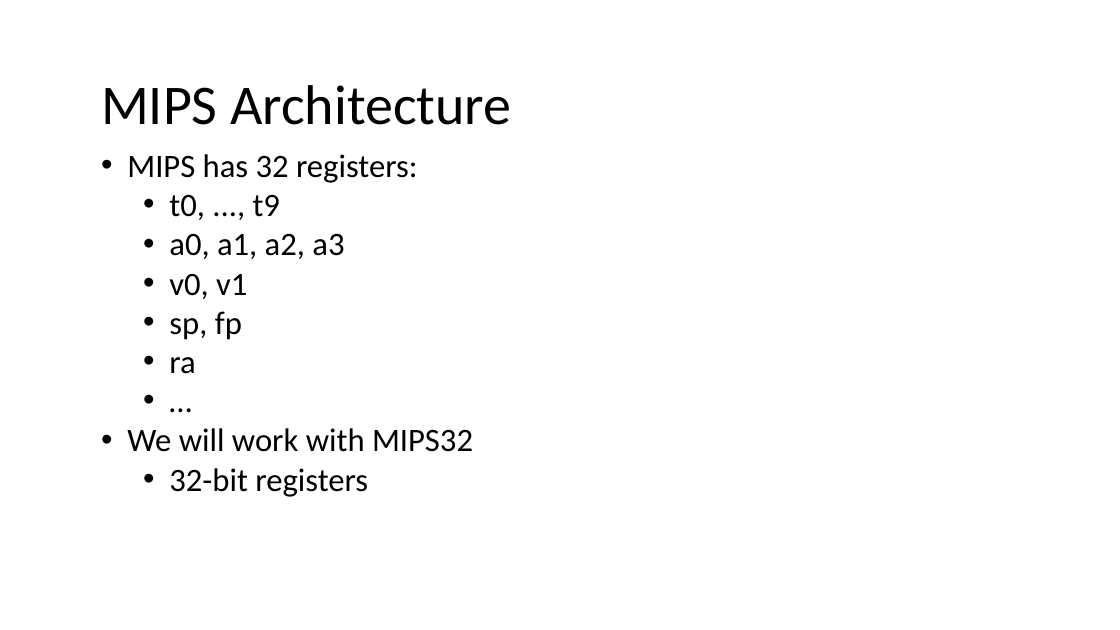
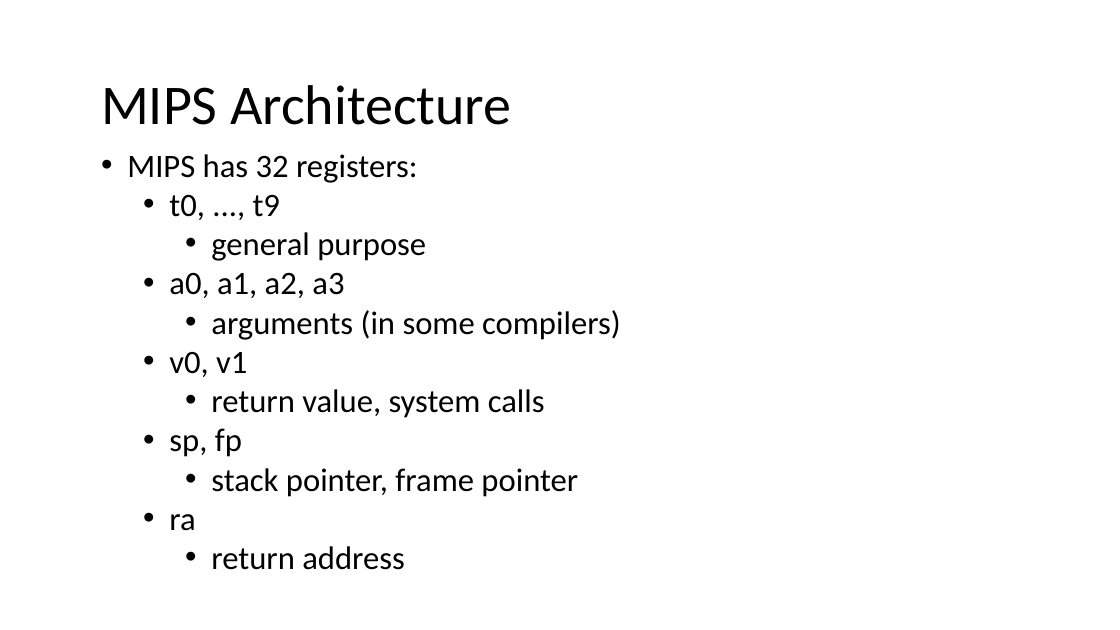
Before and after one commit to nivshani/compilation, a slide deck: slide 3 of slides/codegen.pptx (slide 2 before the commit). Drawn at 1120x630 pixels with LibreOffice and Linux fonts; fonts in the diff are those of the drawing. Boxes give left, top, right and bottom in pixels: in the first picture for what was removed or moved away, otherwise in the second. Text is boxed around its words. In the diff, an @@ line names an element or a change of style, - is before the commit and + after.

```diff
--- a/slides/codegen.pptx
+++ b/slides/codegen.pptx
@@ text at [211, 232, 426, 261]: paragraph added @@
+    • general purpose
@@ text at [211, 310, 621, 340]: paragraph added @@
+    • arguments (in some compilers)
@@ text at [211, 389, 545, 418]: paragraph added @@
+    • return value, system calls
@@ text at [211, 468, 578, 497]: paragraph added @@
+    • stack pointer, frame pointer
@@ text at [211, 546, 405, 570]: text changed @@
-  • …
-• We will work with MIPS32
-  • 32-bit registers
+    • return address
```
Also in this commit, not shown: 35 other slides changed, 10 slides added, 1 slide removed, 1 other file.
